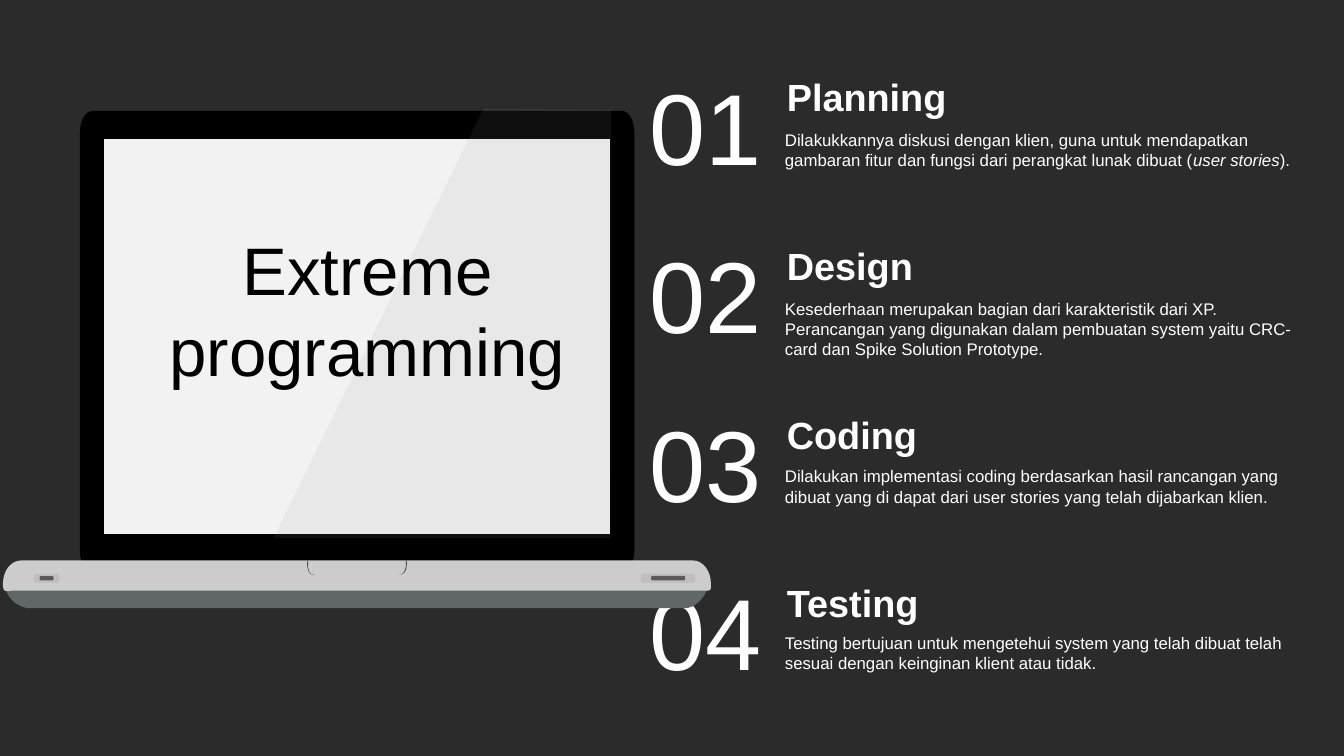
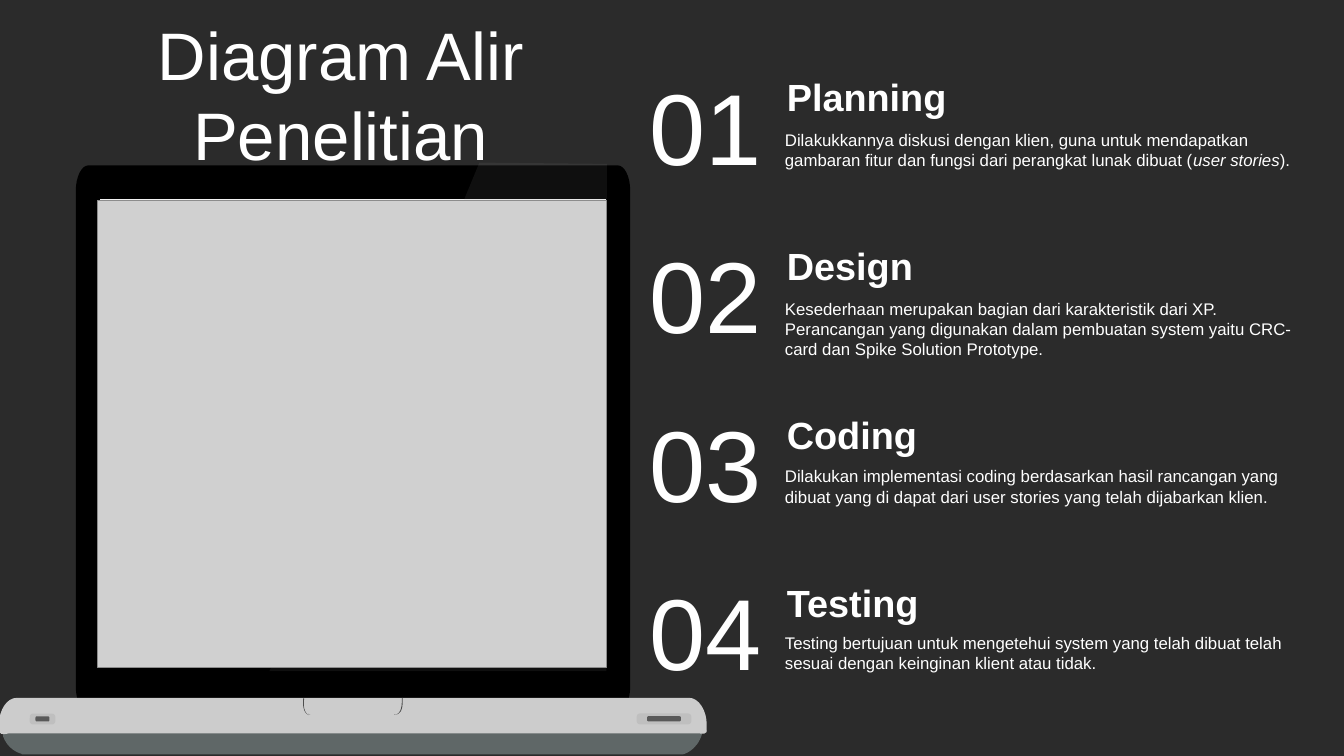
Before and after one commit to satria-ricky/server-sig, a slide deck: slide 9 of LAPORAN/PPT TA2 RICKY SATRIA.pptx (slide 4 before the commit). Drawn at 1344x756 pixels with LibreOffice and Linux fonts; fonts in the diff are those of the drawing; grey boxes stand for pictures; background and template pictures are left out; a plain dark background stands for a picture behind light text. Boxes give left, top, right and bottom in pixels: in the first picture for what was removed or moved away, otherwise in the second. Text is boxed around its words. In the diff, an @@ line names an element or a change of style, - is before the commit and + after.

```diff
--- a/LAPORAN/PPT TA2 RICKY SATRIA.pptx
+++ b/LAPORAN/PPT TA2 RICKY SATRIA.pptx
@@ text added at <box>158,31,524,173</box>, 48 pt, text #FFFFFF @@
+Diagram Alir Penelitian
@@ freeform shape: place and size @@
-freeform shape at <box>77,107,635,575</box>
+freeform shape at <box>73,161,631,716</box>
@@ freeform shape: place and size @@
-freeform shape at <box>273,109,611,538</box>
+freeform shape at <box>269,162,607,670</box>
@@ freeform shape: place and size @@
-freeform shape at <box>101,135,611,535</box>
+freeform shape at <box>97,195,607,668</box>
@@ picture added at <box>97,201,607,667</box> @@
@@ text removed at <box>170,248,566,389</box> @@
-Extreme programming
@@ freeform shape: place and size @@
-freeform shape at <box>0,557,713,593</box>
+freeform shape at <box>0,694,709,737</box>
@@ freeform shape: place and size @@
-freeform shape at <box>4,579,709,610</box>
+freeform shape at <box>0,719,705,756</box>
@@ 4 rounded rectangles: place and size @@
-4 rounded rectangles at <box>34,574,696,583</box>
+4 rounded rectangles at <box>30,714,692,725</box>
@@ freeform shape: place and size @@
-freeform shape at <box>308,561,407,575</box>
+freeform shape at <box>303,698,403,715</box>
```
Also in this commit, not shown: 8 other slides changed, 22 slides added, 37 slides removed, 28 other files.
